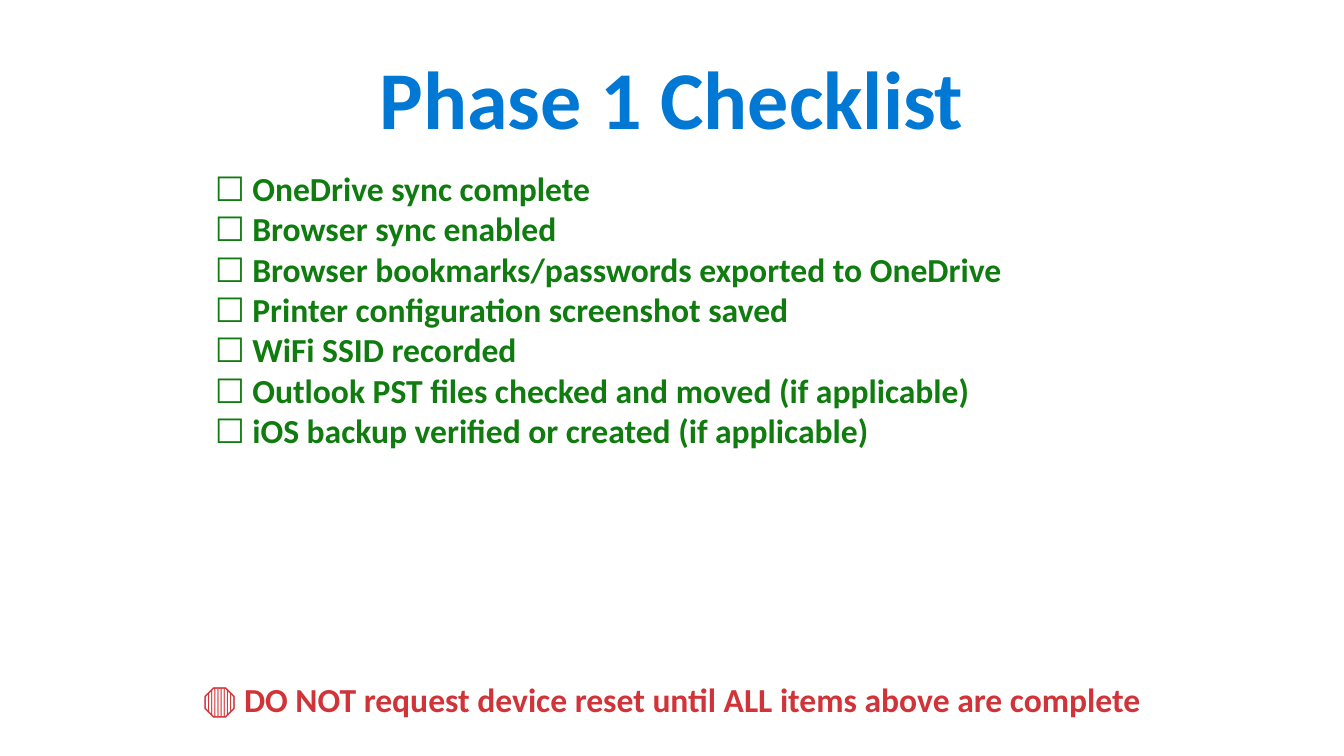
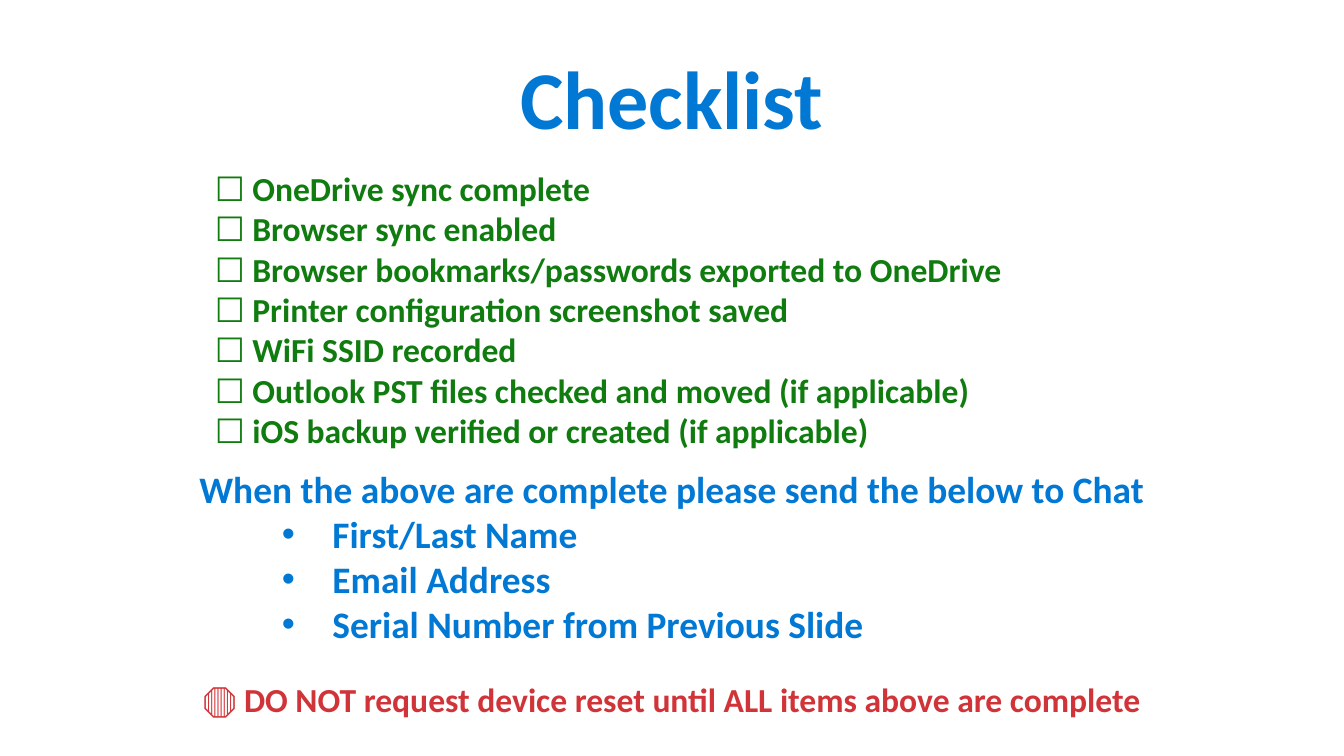
Before and after one commit to ipsghonline/tmp, a slide deck: slide 9 of presentation/Phase1-Backup-Guide.pptx (slide 8 before the commit). Drawn at 1344x756 pixels with LibreOffice and Linux fonts; fonts in the diff are those of the drawing. Boxes give left, top, right and bottom in pixels: in the first picture for what was removed or moved away, otherwise in the second. Text is boxed around its words. In the diff, an @@ line names an element or a change of style, - is before the commit and + after.

```diff
--- a/presentation/Phase1-Backup-Guide.pptx
+++ b/presentation/Phase1-Backup-Guide.pptx
@@ text at (520, 71, 823, 130): text changed @@
-Phase 1 Checklist
+Checklist
@@ text added at (199, 476, 1144, 639), 20 pt, text #0078D4, bold @@
+When the above are complete please send the below to Chat
+    • First/Last Name
+    • Email Address
+    • Serial Number from Previous Slide
```
Also in this commit, not shown: 5 other slides changed, 1 slide added.
